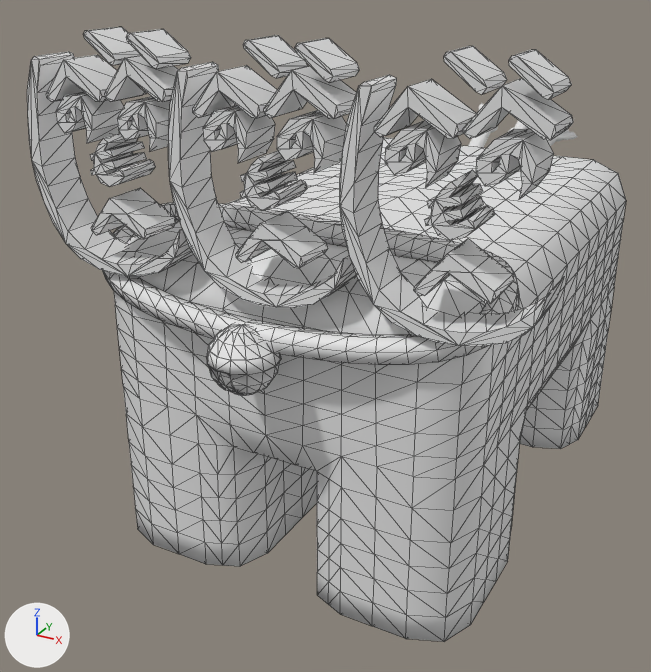
Before and after pictures for a commit that changed the glTF model ar/henohenos/src/public/models/henobero-ilust.glb.
Rendered twice from a camera (50 mm lens) standing at (9.1, -13.3, 13.5) and looking at (-1.7, 6.4, 3.7). The lights are fixed; the arrows at lower left show +X, +Y and +Z. Mesh edges are drawn as thin lines on the coarser meshes. Vertices at the same position are counted once.
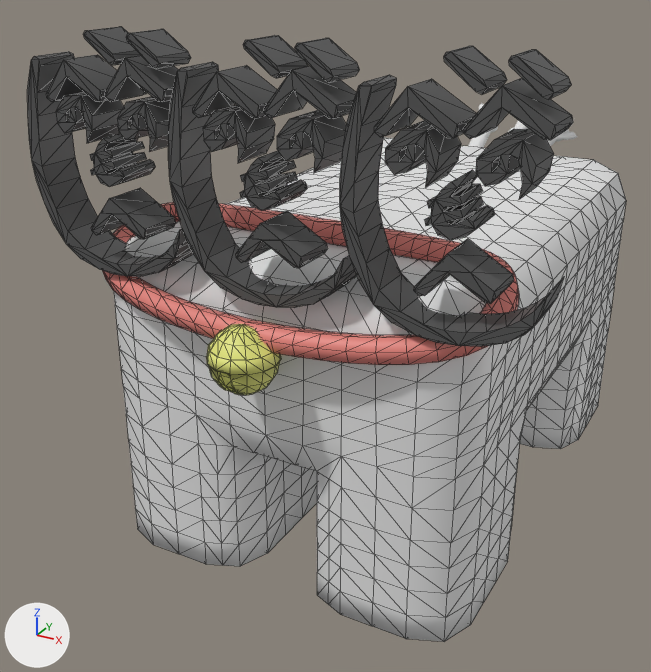
Changed parts and their boxes (x1, y1, x2, y2) in the pictures (651 x 672 px):
'Plane.005', recoloured
    both: (340, 46, 573, 347)
'Plane.004', recoloured
    both: (168, 35, 360, 308)
'Plane.001', recoloured
    both: (27, 27, 193, 276)
'Sphere', recoloured (grey to yellow)
    both: (206, 324, 281, 395)
part 1 of me_beziercurve, recoloured (grey to pink)
    both: (103, 202, 519, 365)

Patch to the scene script:
```diff
--- a/ar/henohenos/src/public/models/henobero-ilust.glb.py
+++ b/ar/henohenos/src/public/models/henobero-ilust.glb.py
@@ mat_bel @@
+mat_bel = principled_material('bel')
+mat_bel.base_color = (0.782, 0.8, 0.209)  # yellow #e5e77e
@@ mat_head @@
+mat_head = principled_material('head')
+mat_head.base_color = (0.091, 0.091, 0.091)  # dark grey #555555
@@ mat_ring @@
+mat_ring = principled_material('ring')
+mat_ring.base_color = (0.8, 0.235, 0.204)  # pink #e7857d
@@ me_beziercurve @@
 me_beziercurve.from_pydata(...)  # 350 vertices, 698 faces; spans x -4.73..4.72, y -0.19..3.13, z 6.26..8.12
 # used by ob_beziercurve; location = (0.0, 0.0, 0.0)
+# me_beziercurve part 1: 698 faces spanning x -4.73..4.72, y -0.19..3.13, z 6.26..8.12 switch from no material to mat_ring (pink #e7857d)
@@ me_plane_001 @@
 me_plane_001.from_pydata(...)  # 312 vertices, 594 faces; spans x -5.48..-1.68, y 0.31..1.28, z 7.07..11.96
+me_plane_001.materials.append(mat_head)  # dark grey #555555
@@ me_plane_002 @@
 me_plane_002.from_pydata(...)  # 312 vertices, 594 faces; spans x -1.84..1.96, y 0.31..1.28, z 7.07..11.96
+me_plane_002.materials.append(mat_head)  # dark grey #555555
@@ me_plane_004 @@
 me_plane_004.from_pydata(...)  # 312 vertices, 594 faces; spans x 1.87..5.67, y 0.31..1.28, z 7.07..11.96
+me_plane_004.materials.append(mat_head)  # dark grey #555555
@@ me_sphere @@
 me_sphere.from_pydata(...)  # 142 vertices, 280 faces; spans x -0.739..0.731, y -0.814..0.618, z 5.347..6.778
+me_sphere.materials.append(mat_bel)  # yellow #e5e77e
```
